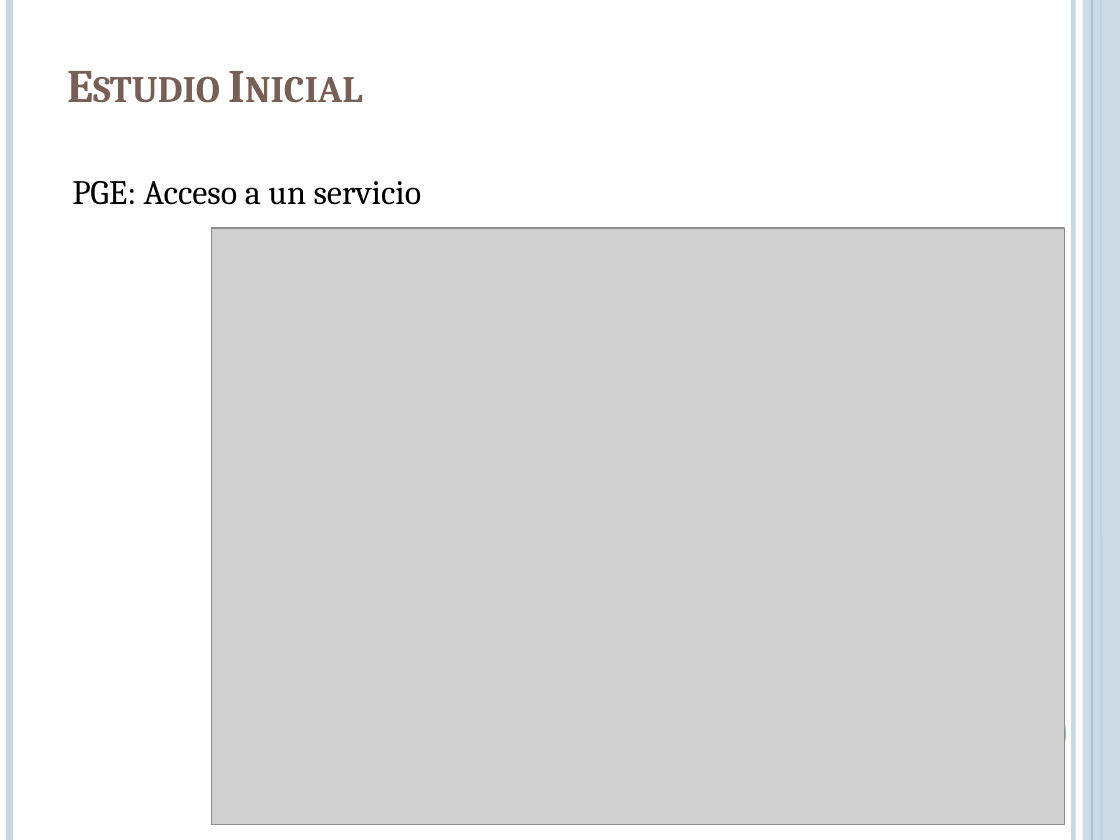
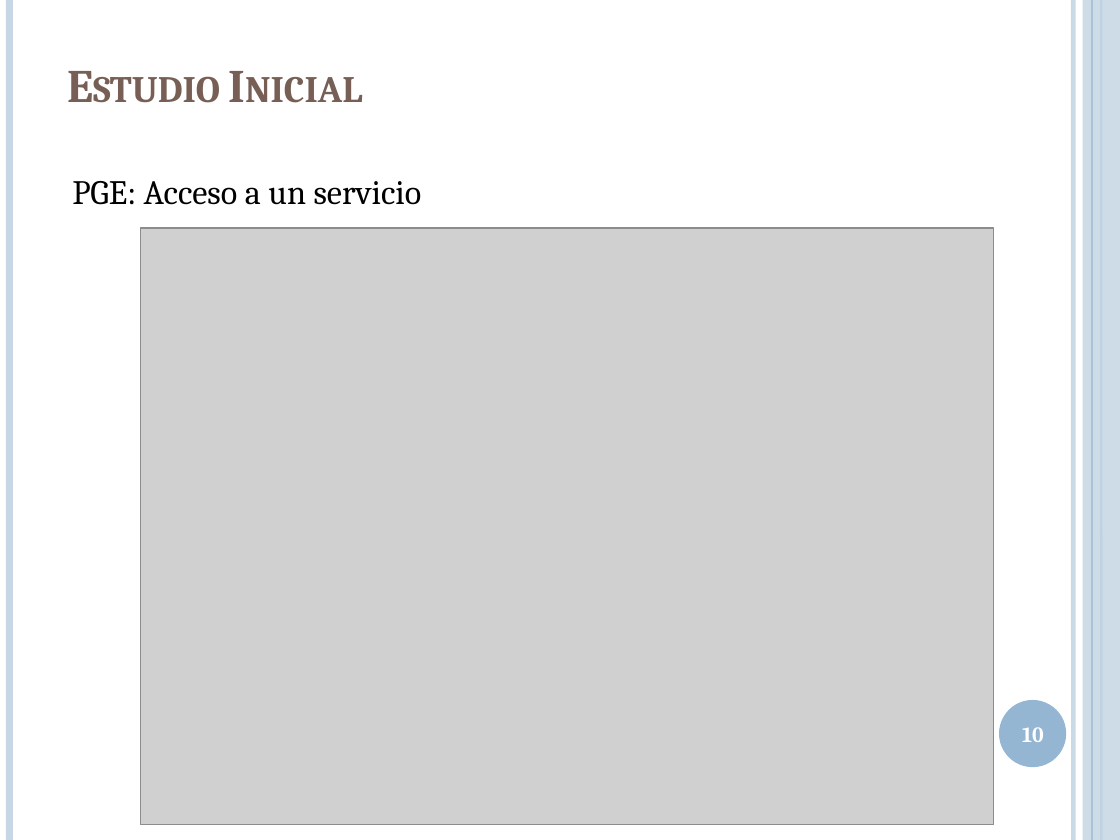
Before and after one commit to lcpaso1/integracion-gis-pge, a slide deck: slide 10 of Presentacion.pptx (slide 11 before the commit). Drawn at 1120x840 pixels with LibreOffice and Linux fonts; fonts in the diff are those of the drawing; grey boxes stand for pictures. Boxes give left, top, right and bottom in pixels: in the first picture for what was removed or moved away, otherwise in the second. Text is boxed around its words. In the diff, an @@ line names an element or a change of style, - is before the commit and + after.

```diff
--- a/Presentacion.pptx
+++ b/Presentacion.pptx
@@ picture: place and size @@
-picture at <box>212,228,1065,825</box>
+picture at <box>140,228,993,825</box>
@@ page number added at <box>1022,727,1044,742</box>, 14 pt, text #FFFFFF, bold @@
+10
```
Also in this commit, not shown: 24 other slides changed, 5 slides added, 4 slides removed.
